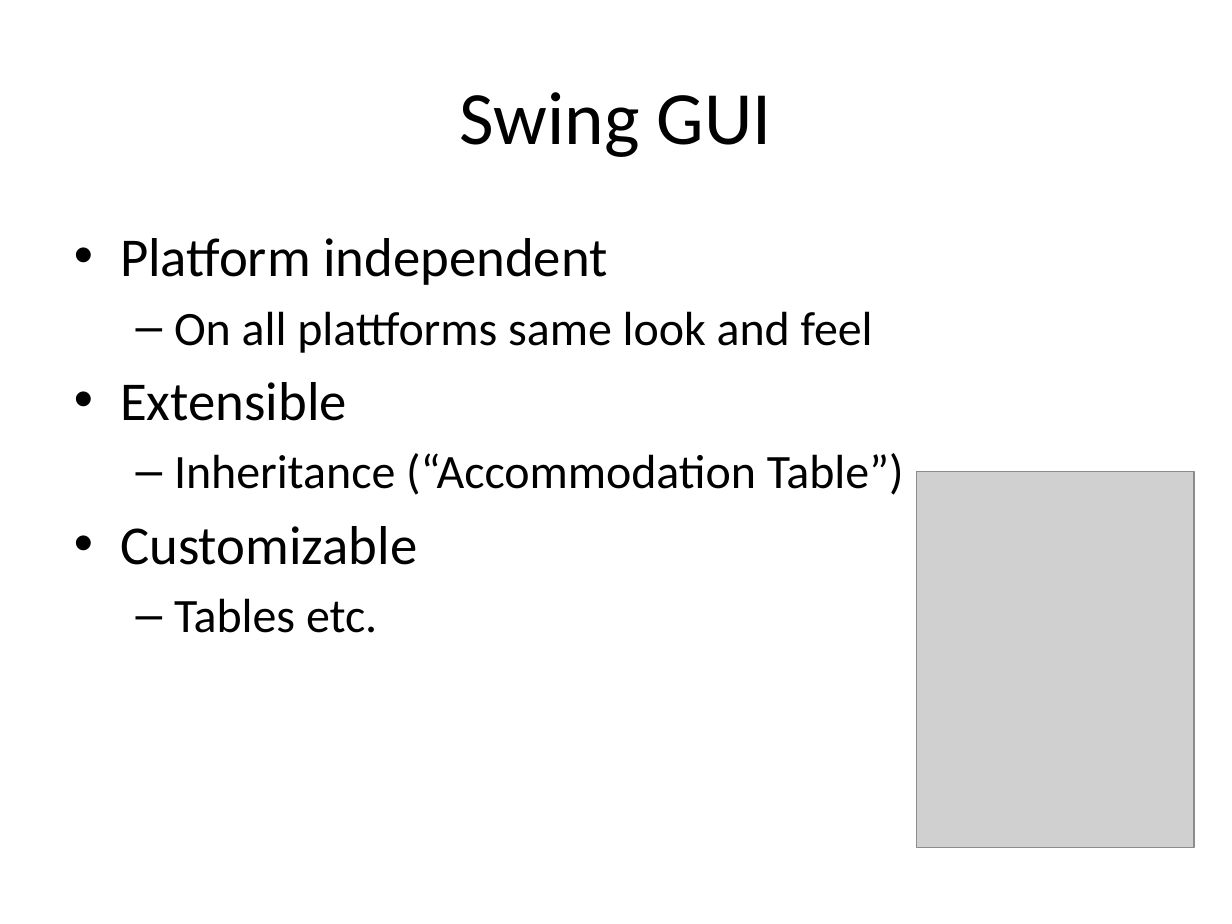
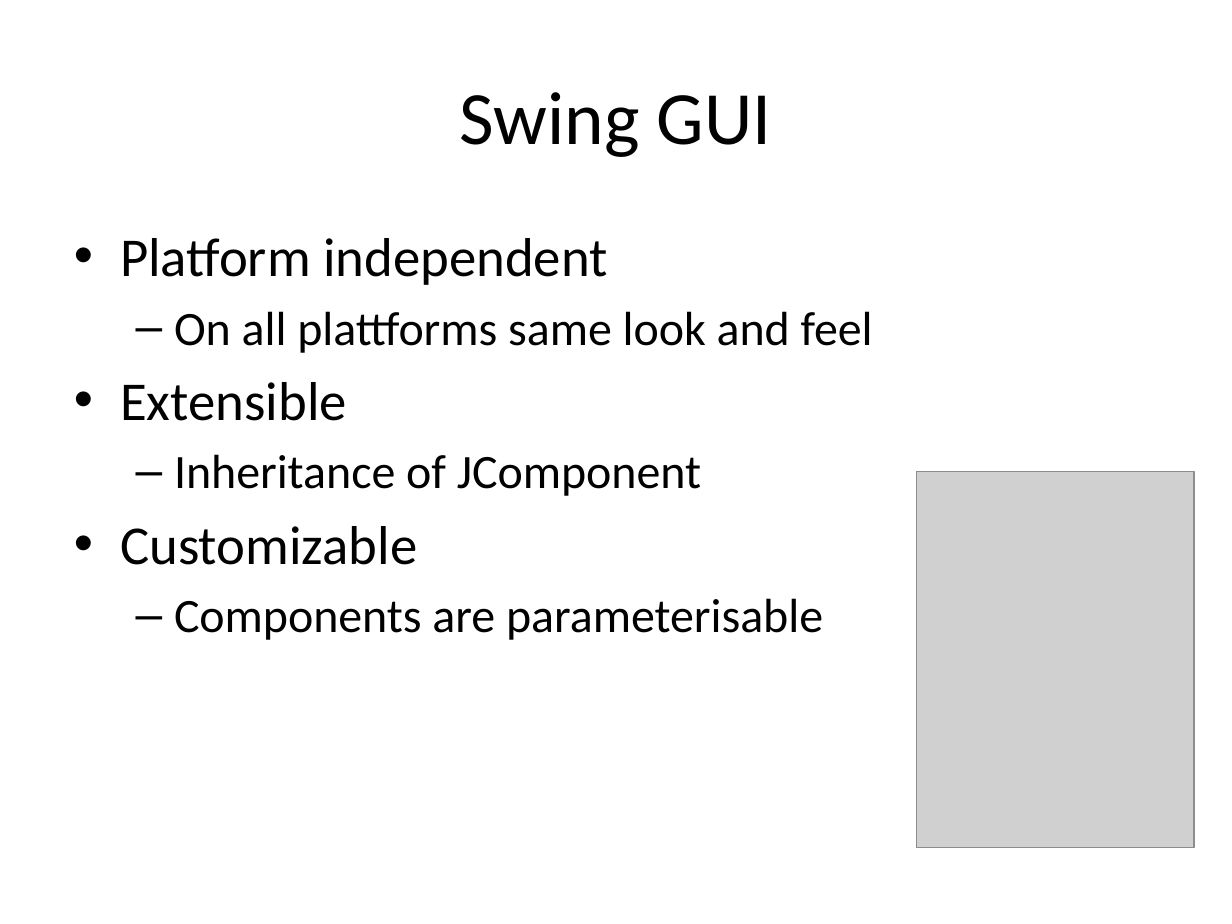
Before and after one commit to markusmo/HotelSoftware, a slide deck: slide 23 of Documentation/Praesentation/PresentationRoomanizer.pptx. Drawn at 1232x924 pixels with LibreOffice and Linux fonts; fonts in the diff are those of the drawing; grey boxes stand for pictures. Boxes give left, top, right and bottom in pixels: in the first picture for what was removed or moved away, otherwise in the second. Text is boxed around its words. In the diff, an @@ line names an element or a change of style, - is before the commit and + after.

Commit message:
Swing presentation

```diff
--- a/Documentation/Praesentation/PresentationRoomanizer.pptx
+++ b/Documentation/Praesentation/PresentationRoomanizer.pptx
@@ text at (x1=174, y1=454, x2=701, y2=496): text changed @@
-  – Inheritance (“Accommodation Table”)
+  – Inheritance of JComponent
@@ text at (x1=174, y1=598, x2=823, y2=640): text changed @@
-  – Tables etc.
+  – Components are parameterisable
```
Also in this commit, not shown: 1 other file.
